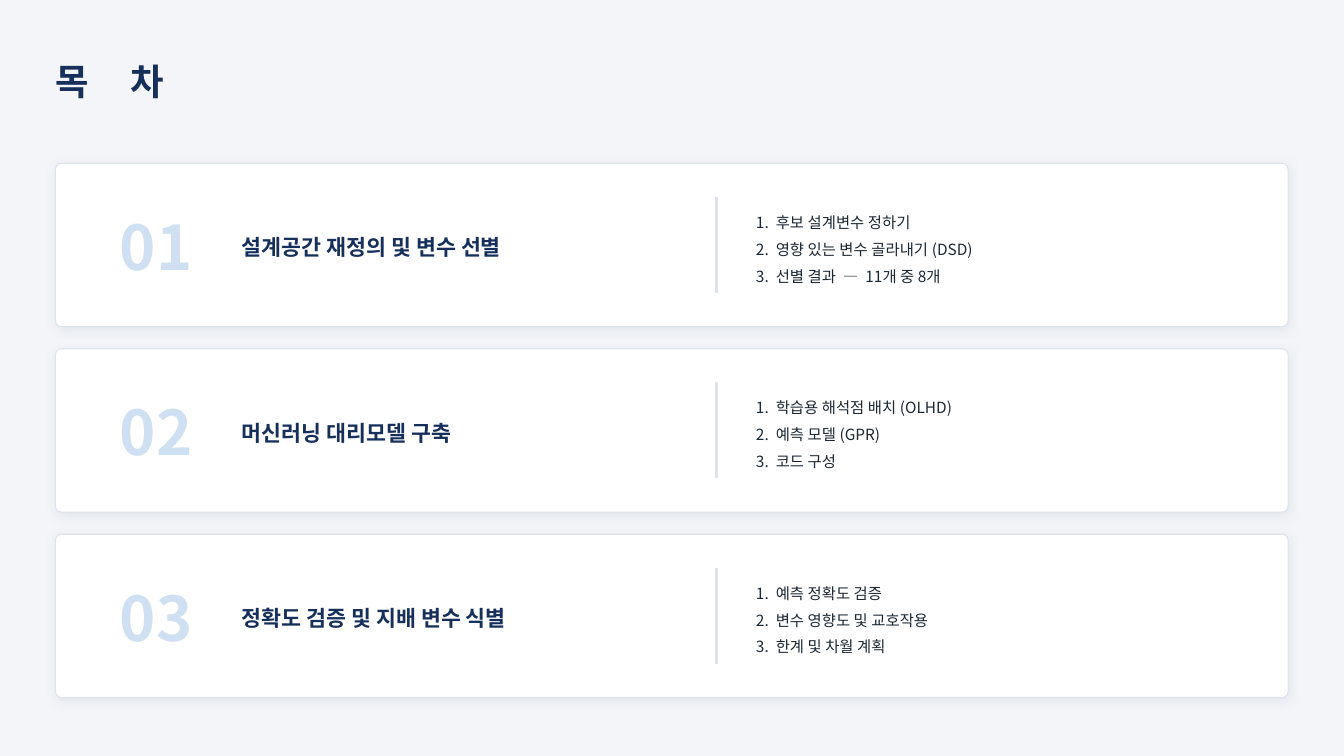
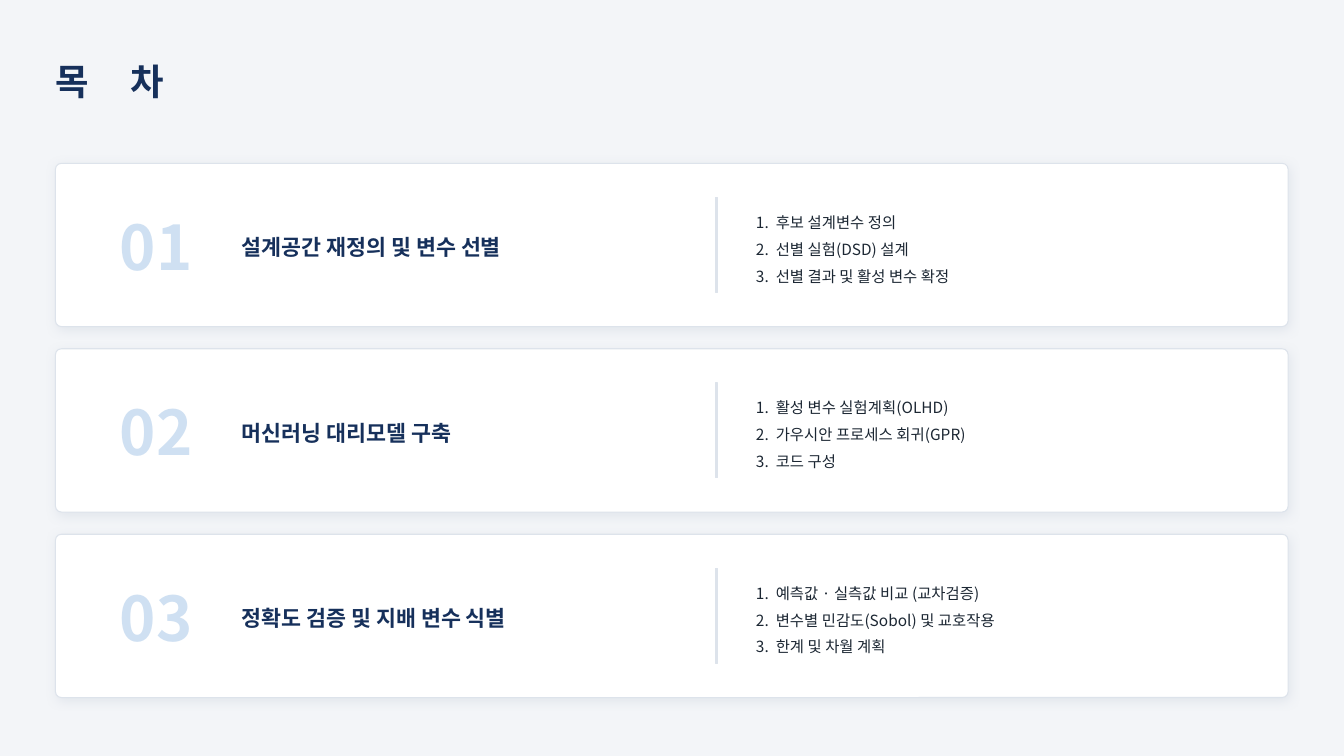
Before and after one commit to yjs9716/dddd, a slide deck: slide 2 of 2개월차_변수선별_및_대리모델구축.pptx. Drawn at 1344x756 pixels with LibreOffice and Linux fonts; fonts in the diff are those of the drawing. Boxes give left, top, right and bottom in pixels: in the first picture for what was removed or moved away, otherwise in the second. Text is boxed around its words. In the diff, an @@ line names an element or a change of style, - is before the commit and + after.

```diff
--- a/2개월차_변수선별_및_대리모델구축.pptx
+++ b/2개월차_변수선별_및_대리모델구축.pptx
@@ text at box(756, 215, 949, 284): text changed @@
-1. 후보 설계변수 정하기
-2. 영향 있는 변수 골라내기 (DSD)
-3. 선별 결과 — 11개 중 8개
+1. 후보 설계변수 정의
+2. 선별 실험(DSD) 설계
+3. 선별 결과 및 활성 변수 확정
@@ text at box(756, 400, 965, 443): text changed @@
-1. 학습용 해석점 배치 (OLHD)
-2. 예측 모델 (GPR)
+1. 활성 변수 실험계획(OLHD)
+2. 가우시안 프로세스 회귀(GPR)
@@ text at box(756, 586, 995, 629): text changed @@
-1. 예측 정확도 검증
-2. 변수 영향도 및 교호작용
+1. 예측값 · 실측값 비교 (교차검증)
+2. 변수별 민감도(Sobol) 및 교호작용
```
Also in this commit, not shown: 10 other slides changed, 2 other files.
